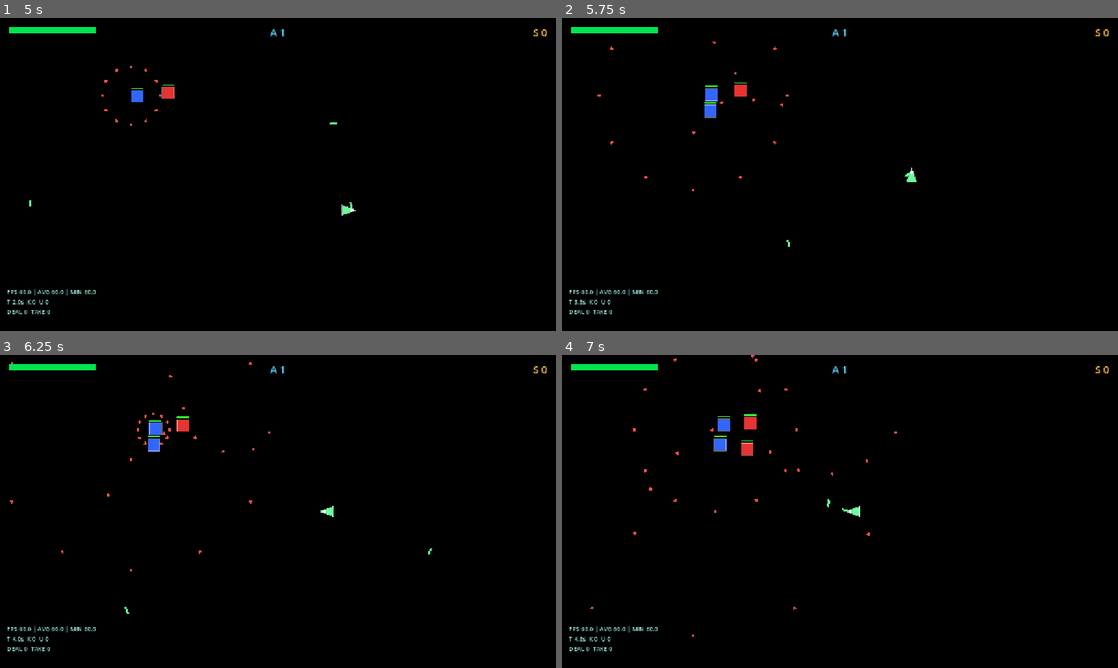
Above: before the commit, frames 1-4 (two rows, left to right).
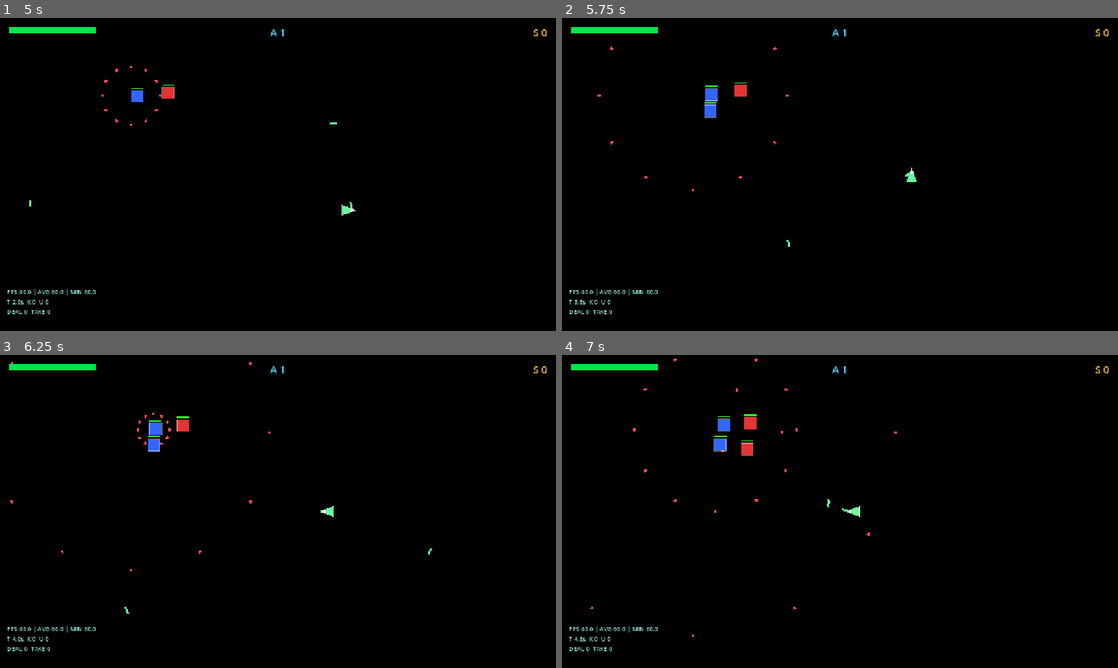
Above: after the commit, the same moments.

Repository: woodmurderedhat/bullet-hell
Game: Godot game, scene res://scenes/Main.tscn
The game is run twice, just before and just after one commit, with the same random seed, the same clock (stepped at 60 frames per second) and the same inputs.
Inputs (mouse positions are in pixels of both pictures, inside the frame that each line leads up to):
- Up to frame 1 (5 s): click "TOGGLE ENDLESS" at 0.5 s; click "TOGGLE ENDLESS" at 1.25 s; click "▶ PLAY" at 2 s; tap Enter at 2.75 s; move the mouse to (400, 158) at 2.77 s; hold D (move_right) 2.78-3.53 s; hold Space (fire) 2.78-3.53 s; move the mouse to (166, 190) at 3.52 s; hold S (move_down) 3.53-4.28 s; tap Space (fire) at 3.6, 4.55 s; move the mouse to (333, 105) at 4.27 s; press the mouse at (333, 105) at 4.28 s; hold D (move_right) from 4.28 s (still down)
- Up to frame 2 (5.75 s): move the mouse to (812, 237) at 5.02 s; release D (move_right) at 5.03 s; release the mouse at (812, 237) at 5.03 s; hold W (move_up) from 5.03 s (still down); tap Space (fire) at 5.1 s
- Up to frame 3 (6.25 s): move the mouse to (444, 558) at 5.77 s; release W (move_up) at 5.78 s; hold A (move_left) from 5.78 s (still down); hold Space (fire) from 5.78 s (still down)
- Up to frame 4 (7 s): keep holding A (move_left); move the mouse to (673, 464) at 6.52 s; release Space (fire) at 6.53 s; click (673, 464) at 6.6 s; tap Space (fire) at 6.8 s

Frame 1 is identical in both runs. In frame 2, less than 0.1% of the frame differs, in the area x 23-40%, y 7-38%; in frame 3, less than 0.1%; in frame 4, less than 0.1%, in the area x 12-55%, y 0-58%.

Commit message:
feat: Normalize fire rates across various patterns for balanced gameplay

Diff:
--- a/polychrome-void/polychrome-void/data/patterns/arc_01.tres
+++ b/polychrome-void/polychrome-void/data/patterns/arc_01.tres
@@ -5,7 +5,7 @@
 [resource]
 script = ExtResource("1_arc")
 id = &"arc_01"
-fire_rate = 1.4
+fire_rate = 0.5
 bullet_speed = 185.0
 burst_interval = 0.85
 bullet_count = 7
--- a/polychrome-void/polychrome-void/data/patterns/cross_01.tres
+++ b/polychrome-void/polychrome-void/data/patterns/cross_01.tres
@@ -5,7 +5,7 @@
 [resource]
 script = ExtResource("1_cross")
 id = &"cross_01"
-fire_rate = 1.2
+fire_rate = 0.5
 bullet_speed = 200.0
 burst_interval = 0.7
 angle_offset = 0.0
--- a/polychrome-void/polychrome-void/data/patterns/cross_elite_01.tres
+++ b/polychrome-void/polychrome-void/data/patterns/cross_elite_01.tres
@@ -5,7 +5,7 @@
 [resource]
 script = ExtResource("1")
 id = &"cross_elite_01"
-fire_rate = 1.0
+fire_rate = 0.5
 bullet_speed = 225.0
 burst_interval = 0.78
 angle_offset = 0.18
--- a/polychrome-void/polychrome-void/data/patterns/cross_elite_02.tres
+++ b/polychrome-void/polychrome-void/data/patterns/cross_elite_02.tres
@@ -5,7 +5,7 @@
 [resource]
 script = ExtResource("1")
 id = &"cross_elite_02"
-fire_rate = 1.0
+fire_rate = 0.5
 bullet_speed = 245.0
 burst_interval = 0.62
 angle_offset = 0.36
--- a/polychrome-void/polychrome-void/data/patterns/radial_burst_01.tres
+++ b/polychrome-void/polychrome-void/data/patterns/radial_burst_01.tres
@@ -5,7 +5,7 @@
 [resource]
 script = ExtResource("1_rburst")
 id = &"radial_burst_01"
-fire_rate = 1.0
+fire_rate = 0.5
 bullet_speed = 200.0
 bullet_count = 12
 burst_interval = 1.4
--- a/polychrome-void/polychrome-void/data/patterns/radial_burst_02.tres
+++ b/polychrome-void/polychrome-void/data/patterns/radial_burst_02.tres
@@ -5,7 +5,7 @@
 [resource]
 script = ExtResource("1_rburst")
 id = &"radial_burst_02"
-fire_rate = 1.0
+fire_rate = 0.5
 bullet_speed = 220.0
 bullet_count = 14
 burst_interval = 1.1
--- a/polychrome-void/polychrome-void/data/patterns/radial_burst_03.tres
+++ b/polychrome-void/polychrome-void/data/patterns/radial_burst_03.tres
@@ -5,7 +5,7 @@
 [resource]
 script = ExtResource("1_rburst")
 id = &"radial_burst_03"
-fire_rate = 1.0
+fire_rate = 0.5
 bullet_speed = 240.0
 bullet_count = 18
 burst_interval = 1.35
--- a/polychrome-void/polychrome-void/data/patterns/radial_burst_04.tres
+++ b/polychrome-void/polychrome-void/data/patterns/radial_burst_04.tres
@@ -5,7 +5,7 @@
 [resource]
 script = ExtResource("1_rburst")
 id = &"radial_burst_04"
-fire_rate = 1.0
+fire_rate = 0.5
 bullet_speed = 260.0
 bullet_count = 22
 burst_interval = 1.6
--- a/polychrome-void/polychrome-void/data/patterns/radial_elite_01.tres
+++ b/polychrome-void/polychrome-void/data/patterns/radial_elite_01.tres
@@ -5,7 +5,7 @@
 [resource]
 script = ExtResource("1")
 id = &"radial_elite_01"
-fire_rate = 1.5
+fire_rate = 0.5
 bullet_speed = 215.0
 bullet_count = 14
 burst_interval = 1.1
--- a/polychrome-void/polychrome-void/data/patterns/radial_elite_02.tres
+++ b/polychrome-void/polychrome-void/data/patterns/radial_elite_02.tres
@@ -5,7 +5,7 @@
 [resource]
 script = ExtResource("1")
 id = &"radial_elite_02"
-fire_rate = 1.8
+fire_rate = 0.5
 bullet_speed = 235.0
 bullet_count = 18
 burst_interval = 0.95
--- a/polychrome-void/polychrome-void/data/patterns/radial_elite_03.tres
+++ b/polychrome-void/polychrome-void/data/patterns/radial_elite_03.tres
@@ -7,4 +7,4 @@
 bullet_count = 22
 burst_interval = 0.82
 id = &"radial_elite_03"
-fire_rate = 2.2
+fire_rate = 0.5
--- a/polychrome-void/polychrome-void/data/patterns/spiral_01.tres
+++ b/polychrome-void/polychrome-void/data/patterns/spiral_01.tres
@@ -5,7 +5,7 @@
 [resource]
 script = ExtResource("1_spiral")
 id = &"spiral_01"
-fire_rate = 2.0
+fire_rate = 0.5
 bullet_speed = 160.0
 angle_step = 0.22
 arms = 3
--- a/polychrome-void/polychrome-void/data/patterns/spiral_02.tres
+++ b/polychrome-void/polychrome-void/data/patterns/spiral_02.tres
@@ -5,7 +5,7 @@
 [resource]
 script = ExtResource("1_spiral")
 id = &"spiral_02"
-fire_rate = 2.8
+fire_rate = 1.0
 bullet_speed = 190.0
 angle_step = 0.28
 arms = 4
--- a/polychrome-void/polychrome-void/data/patterns/spiral_03.tres
+++ b/polychrome-void/polychrome-void/data/patterns/spiral_03.tres
@@ -5,7 +5,7 @@
 [resource]
 script = ExtResource("1_spiral")
 id = &"spiral_03"
-fire_rate = 3.4
+fire_rate = 1.5
 bullet_speed = 220.0
 angle_step = 0.35
 arms = 5
--- a/polychrome-void/polychrome-void/data/patterns/spiral_elite_01.tres
+++ b/polychrome-void/polychrome-void/data/patterns/spiral_elite_01.tres
@@ -5,7 +5,7 @@
 [resource]
 script = ExtResource("1")
 id = &"spiral_elite_01"
-fire_rate = 2.8
+fire_rate = 0.5
 bullet_speed = 220.0
 angle_step = 0.26
 arms = 4
--- a/polychrome-void/polychrome-void/data/patterns/spiral_elite_02.tres
+++ b/polychrome-void/polychrome-void/data/patterns/spiral_elite_02.tres
@@ -5,7 +5,7 @@
 [resource]
 script = ExtResource("1")
 id = &"spiral_elite_02"
-fire_rate = 3.6
+fire_rate = 0.5
 bullet_speed = 240.0
 angle_step = 0.31
 arms = 5
--- a/polychrome-void/polychrome-void/data/patterns/spiral_elite_03.tres
+++ b/polychrome-void/polychrome-void/data/patterns/spiral_elite_03.tres
@@ -5,7 +5,7 @@
 [resource]
 script = ExtResource("1")
 id = &"spiral_elite_03"
-fire_rate = 4.2
+fire_rate = 0.5
 bullet_speed = 265.0
 angle_step = 0.36
 arms = 6
